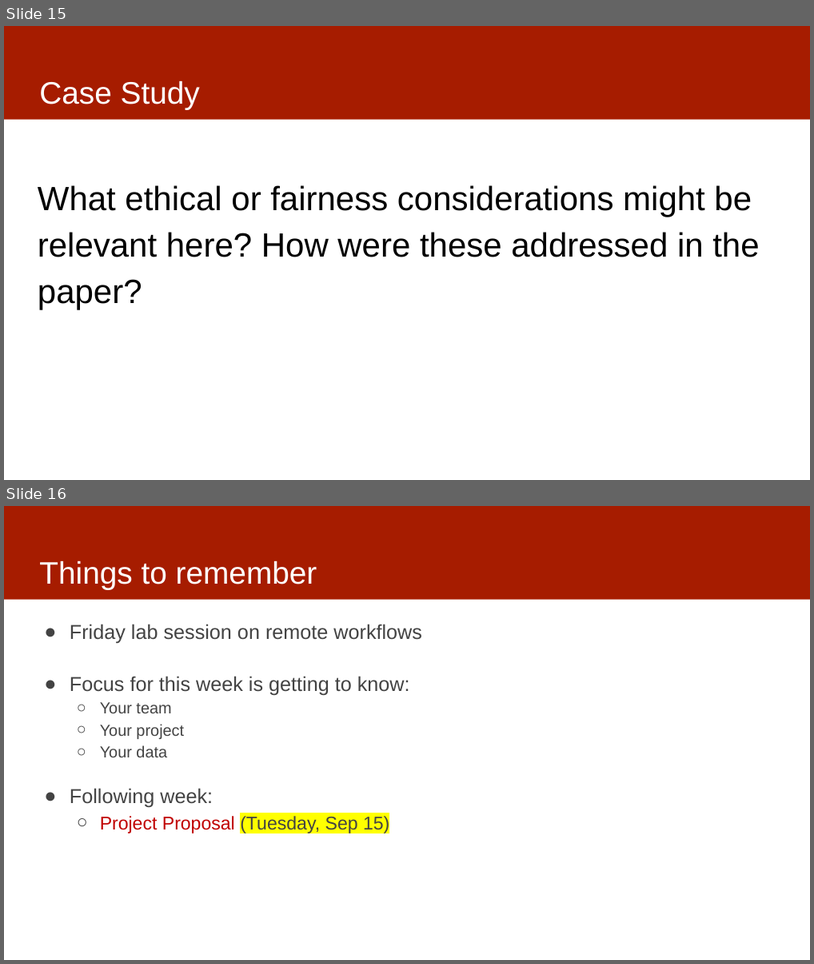
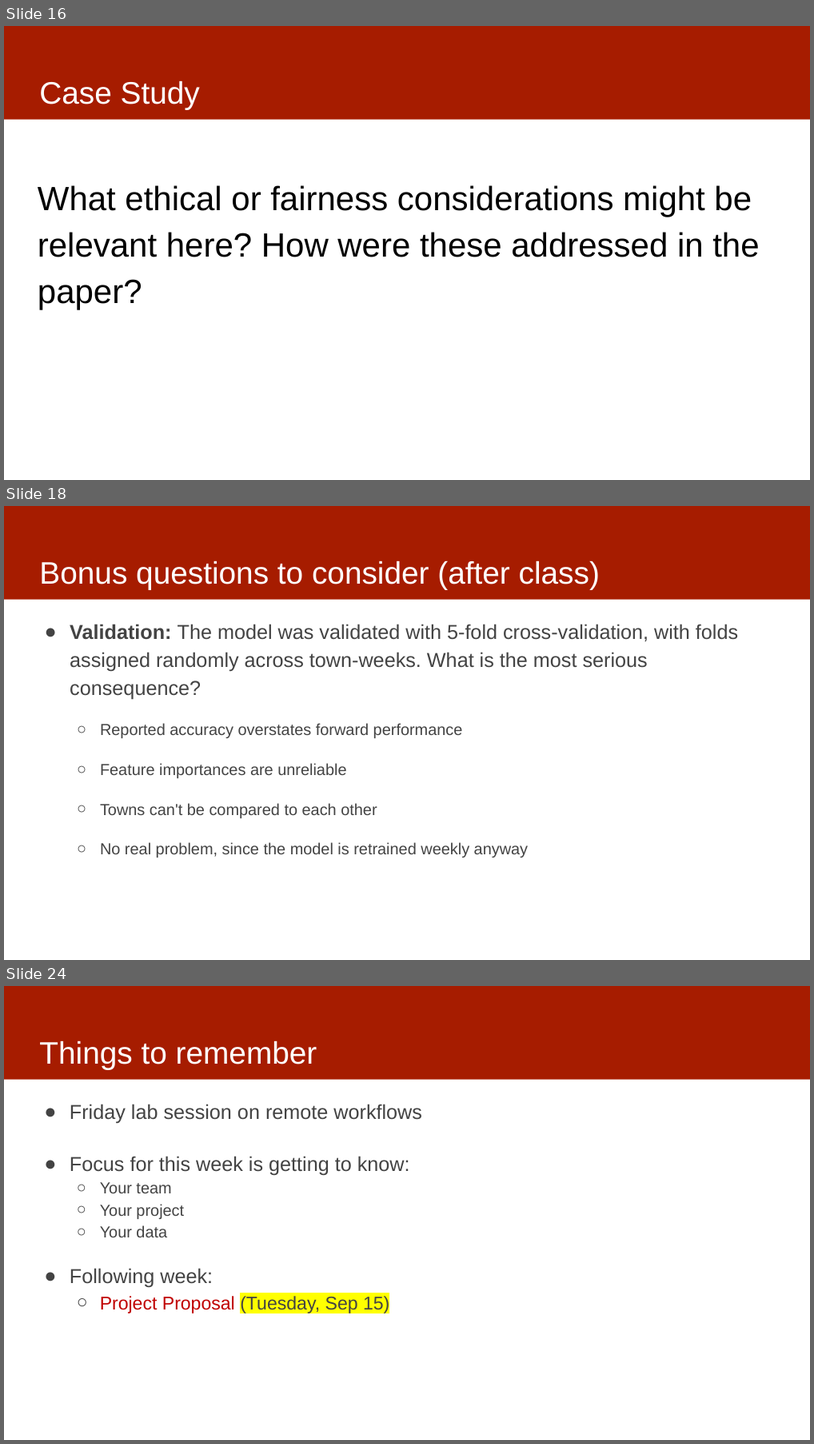
Before and after one commit to dssg/mlforpublicpolicylab, a slide deck: Lectures/03-casestudies.pptx. Shown one above the other, each under a label of ours: slides 15 and 16 before the commit, slides 16, 18 and 24 after it; the slides between them are not shown. The pictures are 814x964 and 814x1444 pixels, drawn with LibreOffice and Linux fonts; fonts in the diff are those of the drawing. Boxes give left, top, right and bottom in pixels: in the first picture for what was removed or moved away, otherwise in the second. Text is boxed around its words. In the diff, an @@ line names an element or a change of style, - is before the commit and + after.

```diff
--- a/Lectures/03-casestudies.pptx
+++ b/Lectures/03-casestudies.pptx
@@ slide 18 added at bbox=[4, 506, 810, 960], background #FFFFFF; not listed: 1 template element that a slide beside it also shows @@
@@ title added at bbox=[39, 561, 600, 590], 37 pt, text #FFFFFF @@
+Bonus questions to consider (after class)
@@ text added at bbox=[70, 624, 738, 857], 19 pt, text #434343 @@
+● Validation: The model was validated with 5-fold cross-validation, with folds assigned randomly across town-weeks. What is the most serious consequence?
+  ○ Reported accuracy overstates forward performance
+  ○ Feature importances are unreliable
+  ○ Towns can't be compared to each other
+  ○ No real problem, since the model is retrained weekly anyway
@@ what was slide 15 is now slide 16 @@
@@ what was slide 16 is now slide 24 @@
```
Also in this commit, not shown: 2 slides changed, 8 other slides added.
